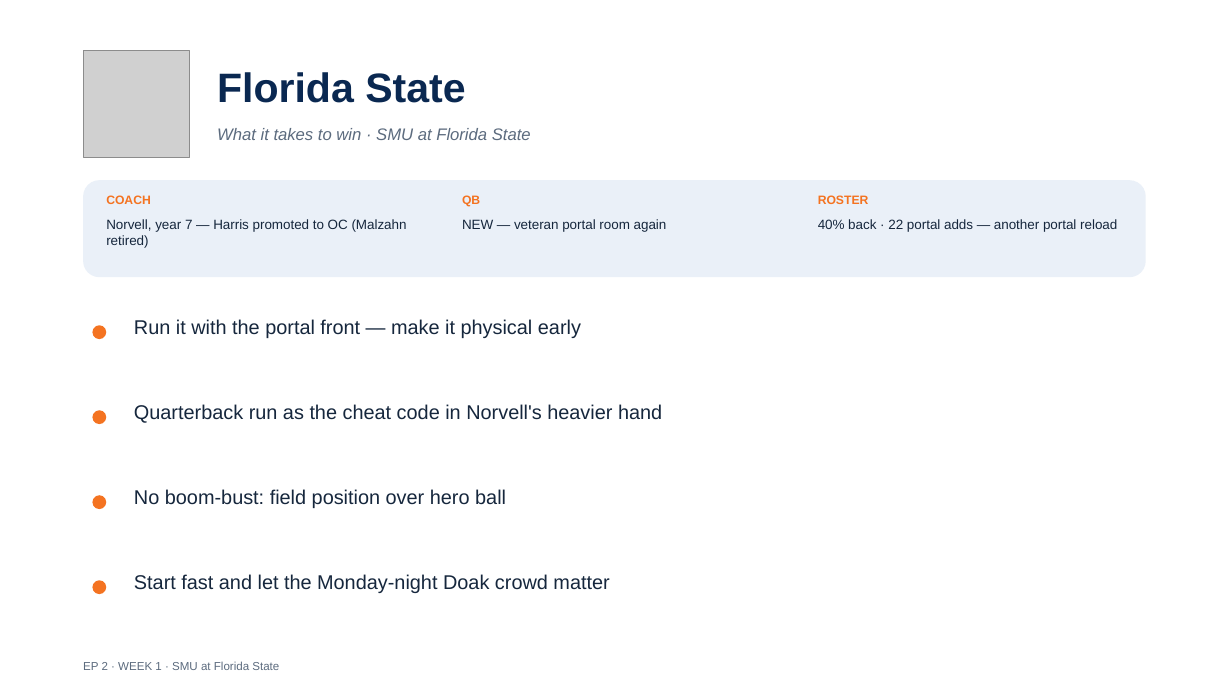
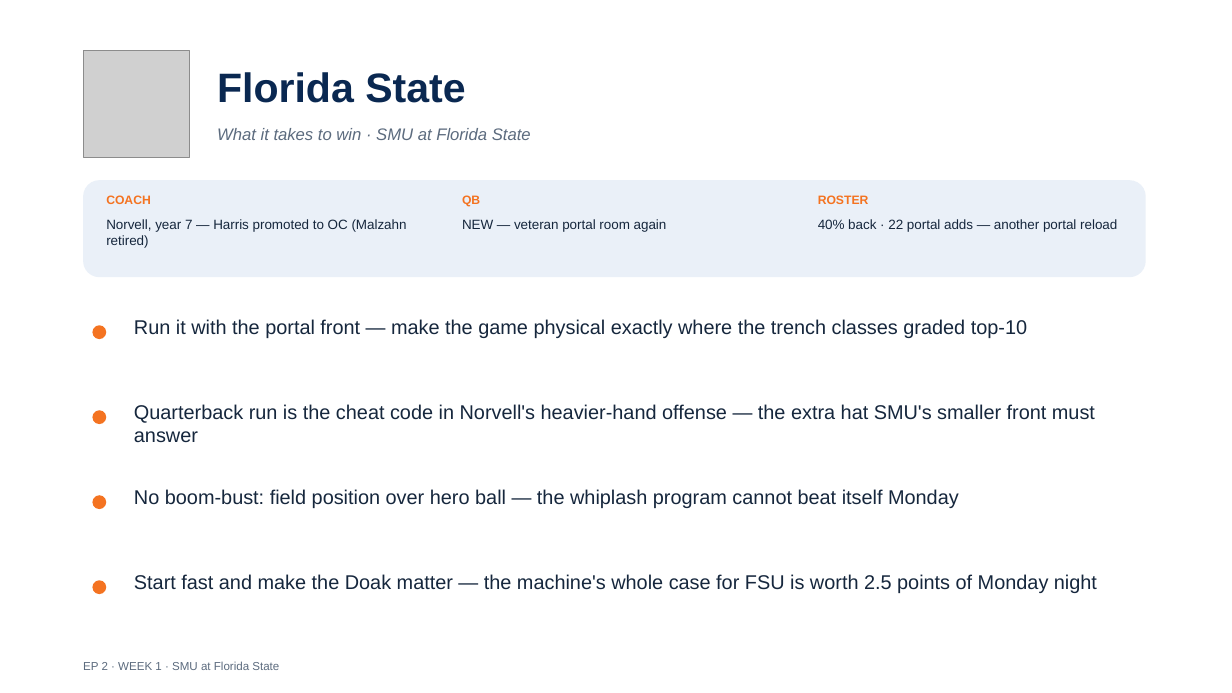
Before and after one commit to lucasalvarezflorida-lab/ncaa-fbs-analytics, a slide deck: slide 17 of decks/2026_Week1_Episode2.pptx. Drawn at 1232x693 pixels with LibreOffice and Linux fonts; fonts in the diff are those of the drawing; grey boxes stand for pictures. Boxes give left, top, right and bottom in pixels: in the first picture for what was removed or moved away, otherwise in the second. Text is boxed around its words. In the diff, an @@ line names an element or a change of style, - is before the commit and + after.

```diff
--- a/decks/2026_Week1_Episode2.pptx
+++ b/decks/2026_Week1_Episode2.pptx
@@ text at (134,319,1027,338): text changed @@
-Run it with the portal front — make it physical early
+Run it with the portal front — make the game physical exactly where the trench classes graded top-10
@@ text at (134,404,1095,443): text changed @@
-Quarterback run as the cheat code in Norvell's heavier hand
+Quarterback run is the cheat code in Norvell's heavier-hand offense — the extra hat SMU's smaller front must answer
@@ text at (134,489,959,508): text changed @@
-No boom-bust: field position over hero ball
+No boom-bust: field position over hero ball — the whiplash program cannot beat itself Monday
@@ text at (134,574,1097,593): text changed @@
-Start fast and let the Monday-night Doak crowd matter
+Start fast and make the Doak matter — the machine's whole case for FSU is worth 2.5 points of Monday night
```
Also in this commit, not shown: 11 other slides changed, 1 other file.
